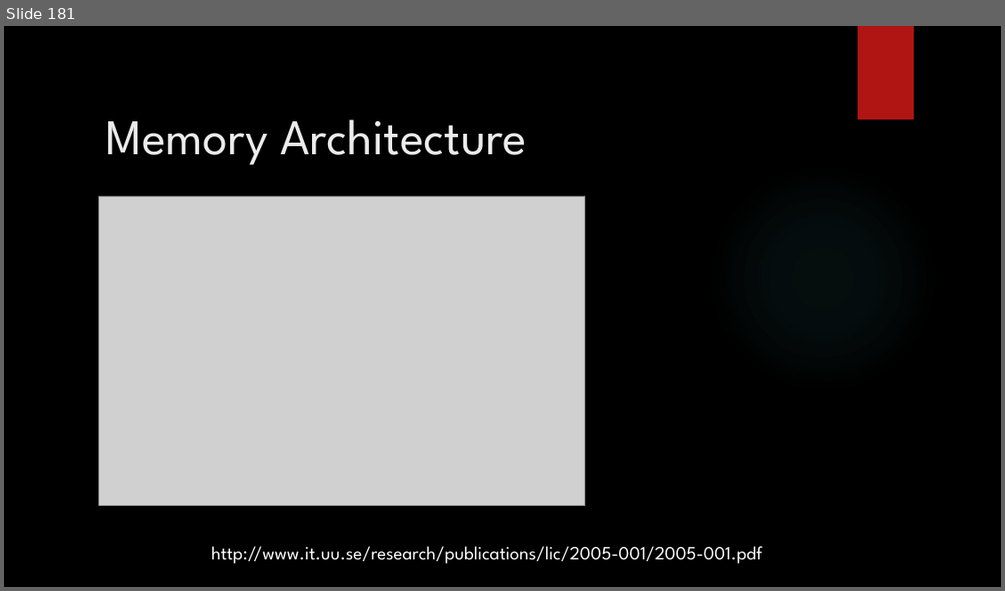
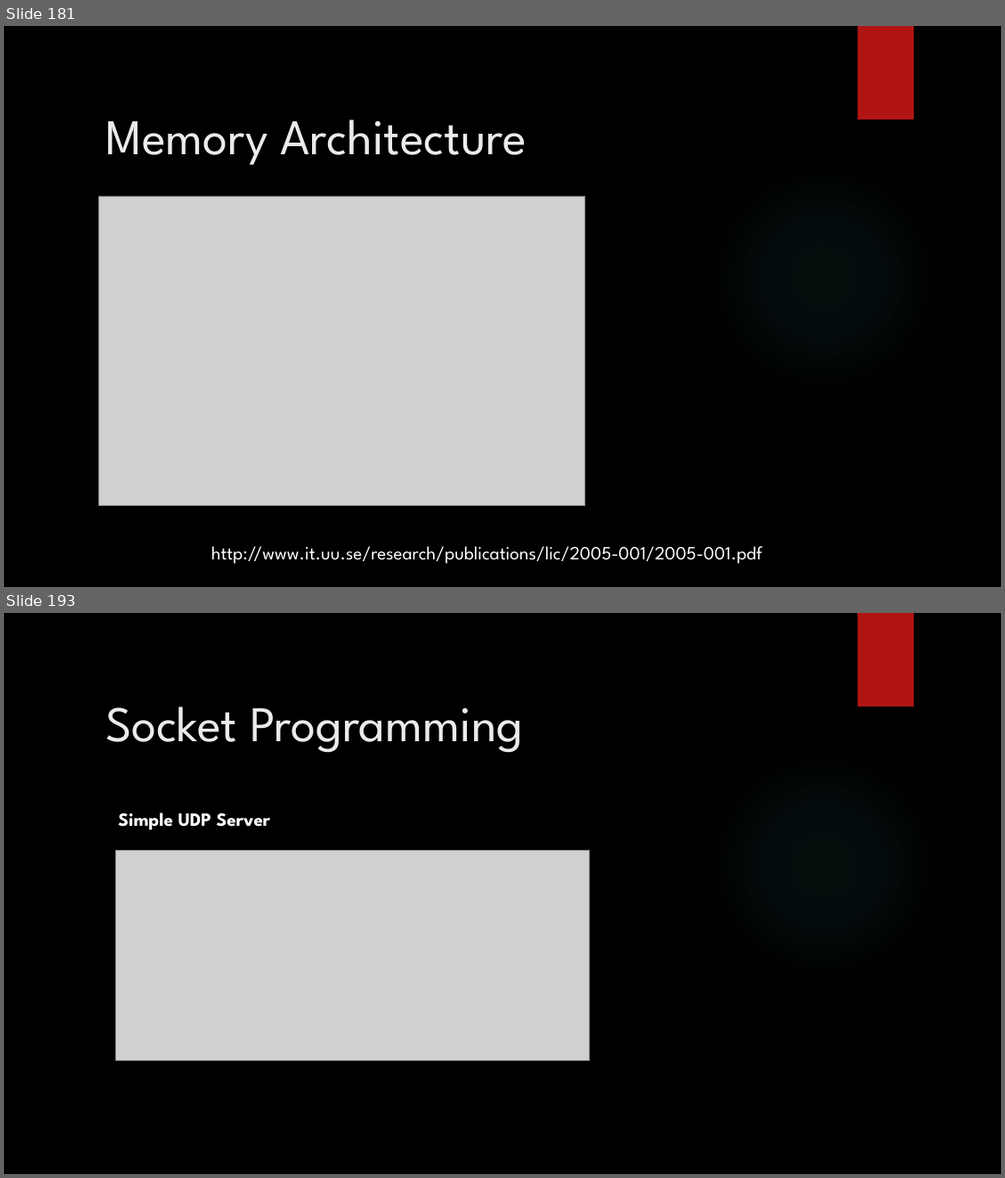
Before and after one commit to amadupu/ErlangTraining, a slide deck: ErlangTraining.pptx. Shown one above the other, each under a label of ours: slide 181 before the commit, slides 181 and 193 after it; the slides between them are not shown. The pictures are 1005x591 and 1005x1178 pixels, drawn with LibreOffice and Linux fonts; fonts in the diff are those of the drawing; grey boxes stand for pictures; background and template pictures are left out. Boxes give left, top, right and bottom in pixels: in the first picture for what was removed or moved away, otherwise in the second. Text is boxed around its words. In the diff, an @@ line names an element or a change of style, - is before the commit and + after.

```diff
--- a/ErlangTraining.pptx
+++ b/ErlangTraining.pptx
@@ slide 193 added at (4, 613, 1001, 1174), background picture (left out); not listed: 2 template elements that a slide beside it also shows @@
@@ title added at (105, 706, 523, 753), 48 pt, text #EBEBEB @@
+Socket Programming
@@ text added at (118, 812, 271, 830), 18 pt, text #FFFFFF, bold @@
+Simple UDP Server
@@ picture added at (116, 850, 591, 1061) @@
```
Also in this commit, not shown: 68 other slides added.
